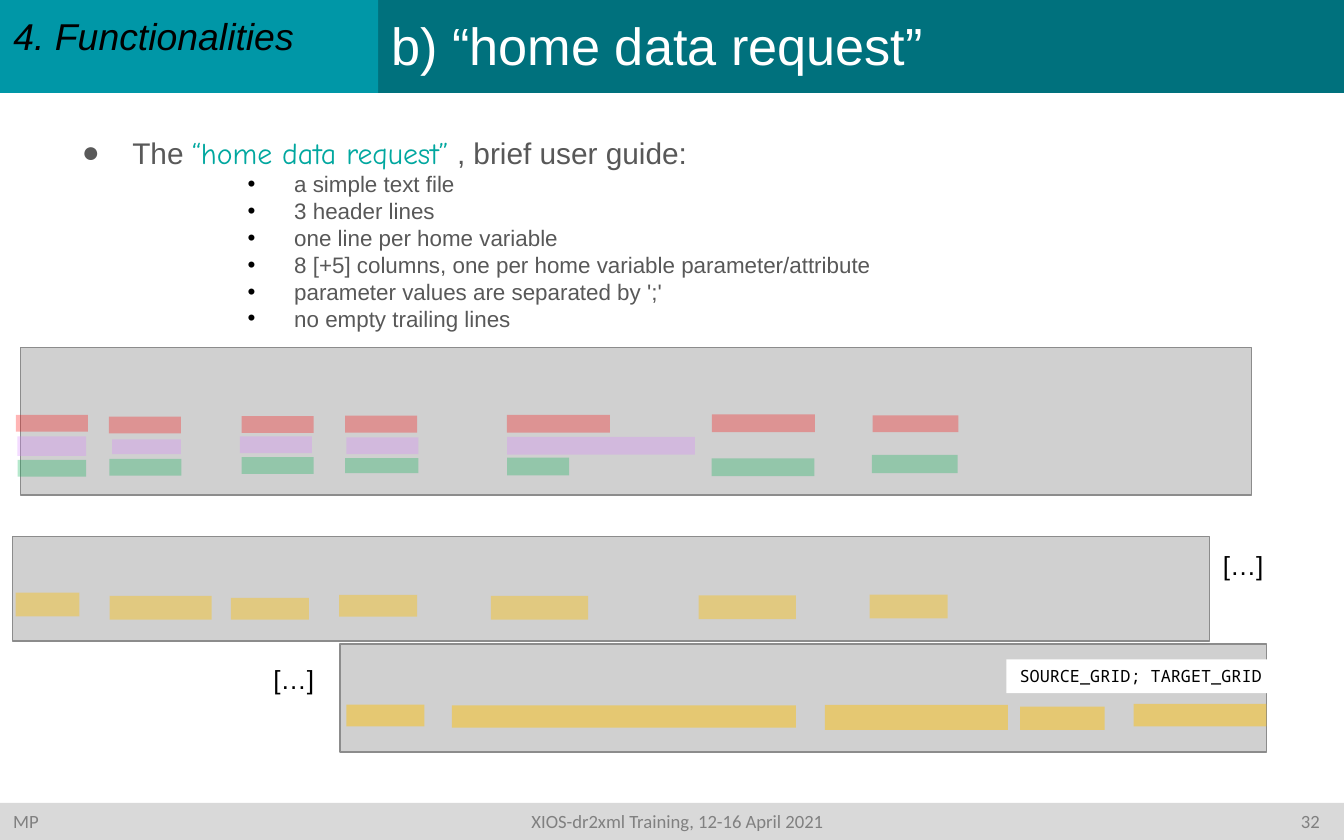
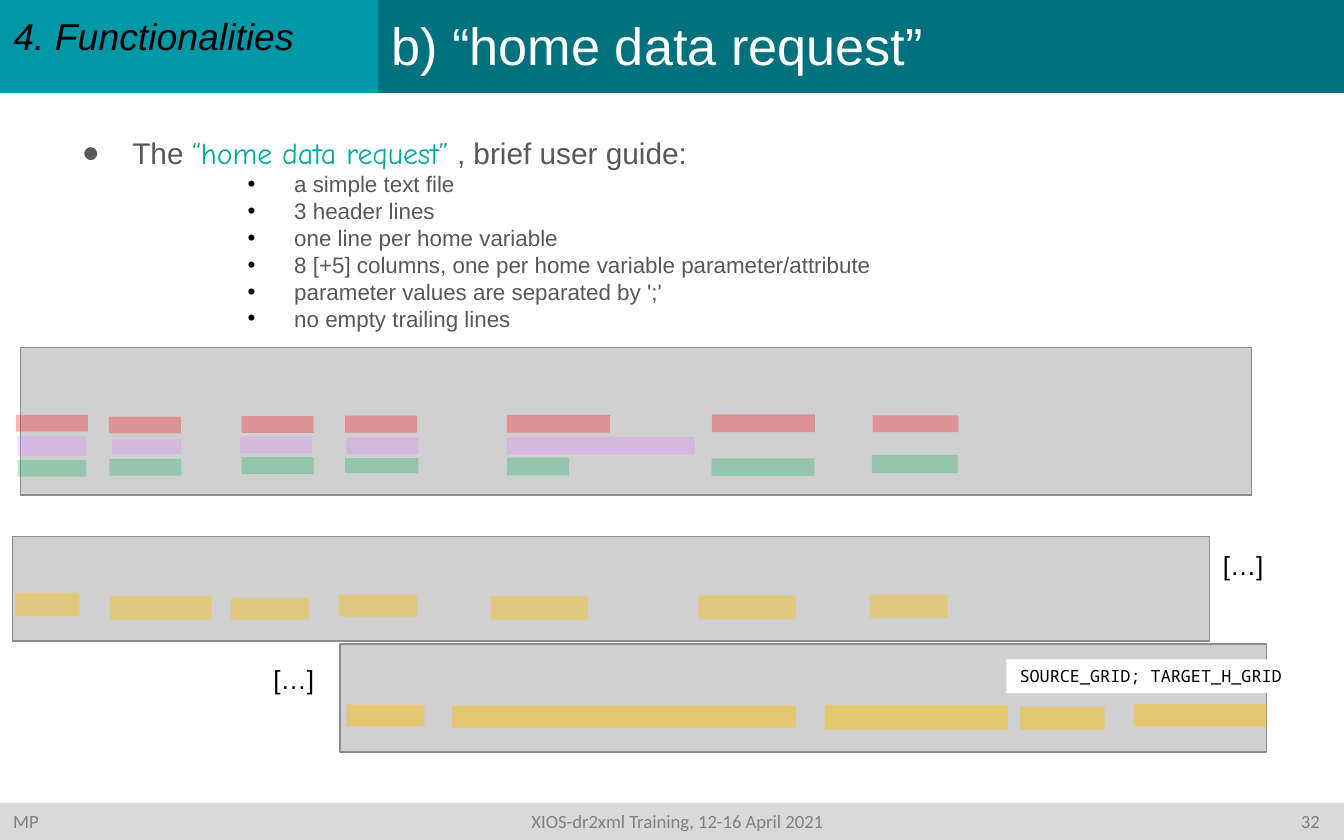
Before and after one commit to rigoudyg/dr2xml, a slide deck: slide 33 of slides/Formation_dr2xml_v5.pptx. Drawn at 1344x840 pixels with LibreOffice and Linux fonts; fonts in the diff are those of the drawing; grey boxes stand for pictures. Boxes give left, top, right and bottom in pixels: in the first picture for what was removed or moved away, otherwise in the second. Text is boxed around its words. In the diff, an @@ line names an element or a change of style, - is before the commit and + after.

```diff
--- a/slides/Formation_dr2xml_v5.pptx
+++ b/slides/Formation_dr2xml_v5.pptx
@@ rectangle "SOURCE_GRID; TARGET_H_GRID": place and size @@
-rectangle "SOURCE_GRID; TARGET_H_GRID" at <box>1007,660,1294,694</box>
+rectangle "SOURCE_GRID; TARGET_H_GRID" at <box>1007,660,1321,694</box>
@@ text in rectangle at <box>1020,669,1282,685</box>: text changed @@
-SOURCE_GRID; TARGET_GRID
+SOURCE_GRID; TARGET_H_GRID
```
Also in this commit, not shown: 4 other slides changed, 1 other file.
